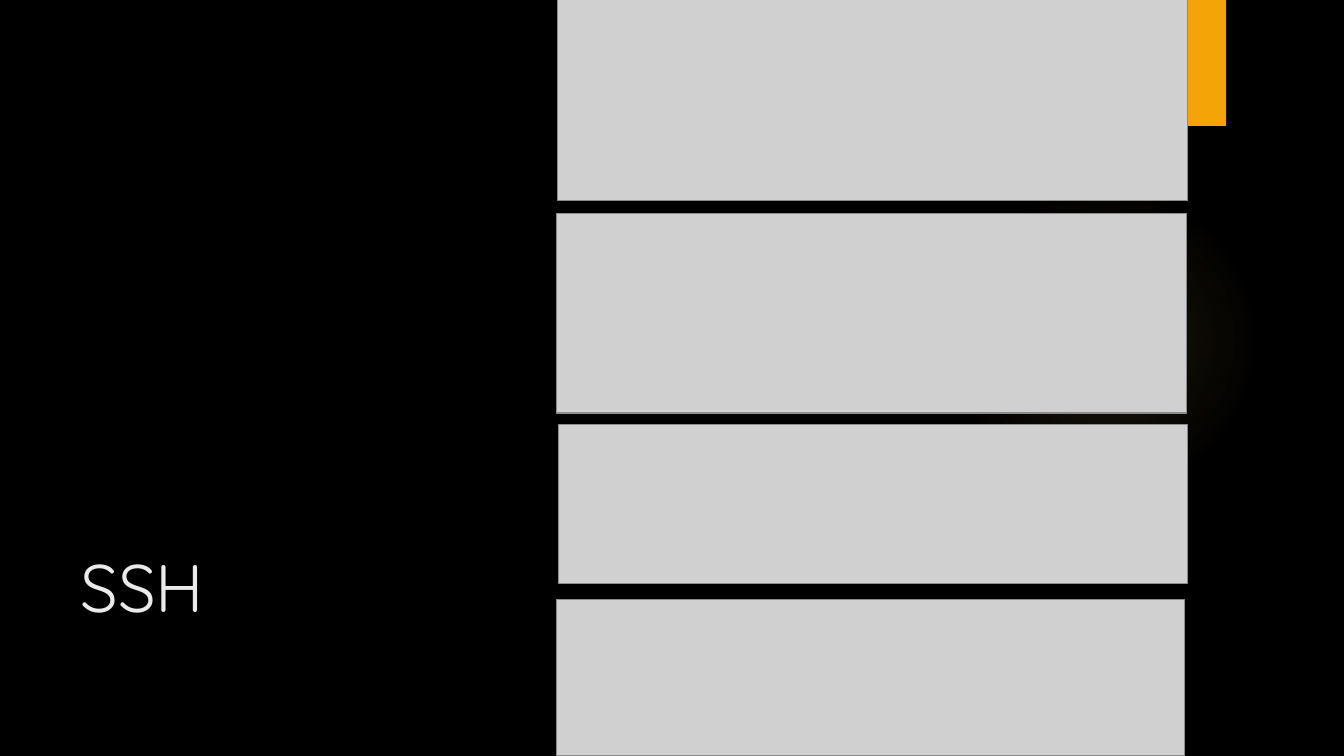
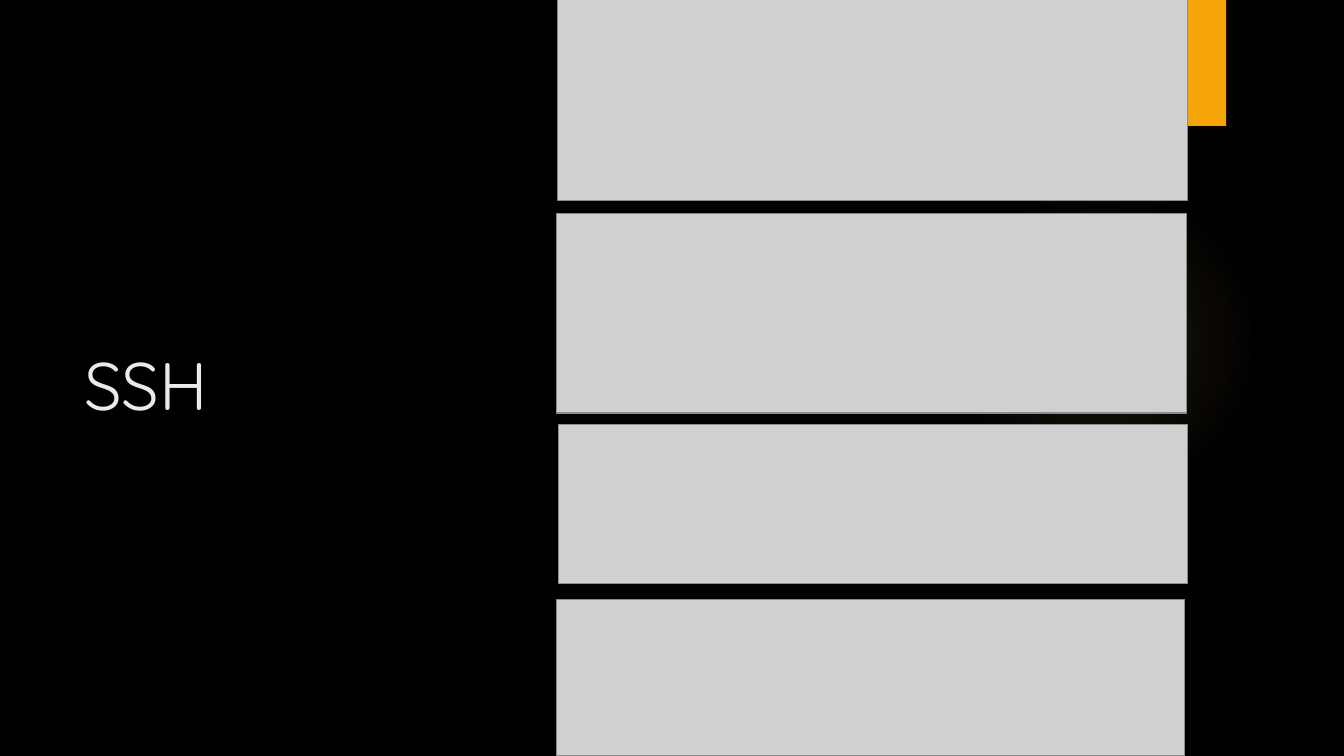
Before and after one commit to LajkaK2006/BorsodNet, a slide deck: slide 15 of BorsodNet.pptx. Drawn at 1344x756 pixels with LibreOffice and Linux fonts; fonts in the diff are those of the drawing; grey boxes stand for pictures; background and template pictures are left out. Boxes give left, top, right and bottom in pixels: in the first picture for what was removed or moved away, otherwise in the second. Text is boxed around its words. In the diff, an @@ line names an element or a change of style, - is before the commit and + after.

```diff
--- a/BorsodNet.pptx
+++ b/BorsodNet.pptx
@@ title "SSH": place and size @@
-title "SSH" at (80, 564, 204, 613)
+title "SSH" at (84, 362, 208, 411)
```
Also in this commit, not shown: 7 other slides changed.
